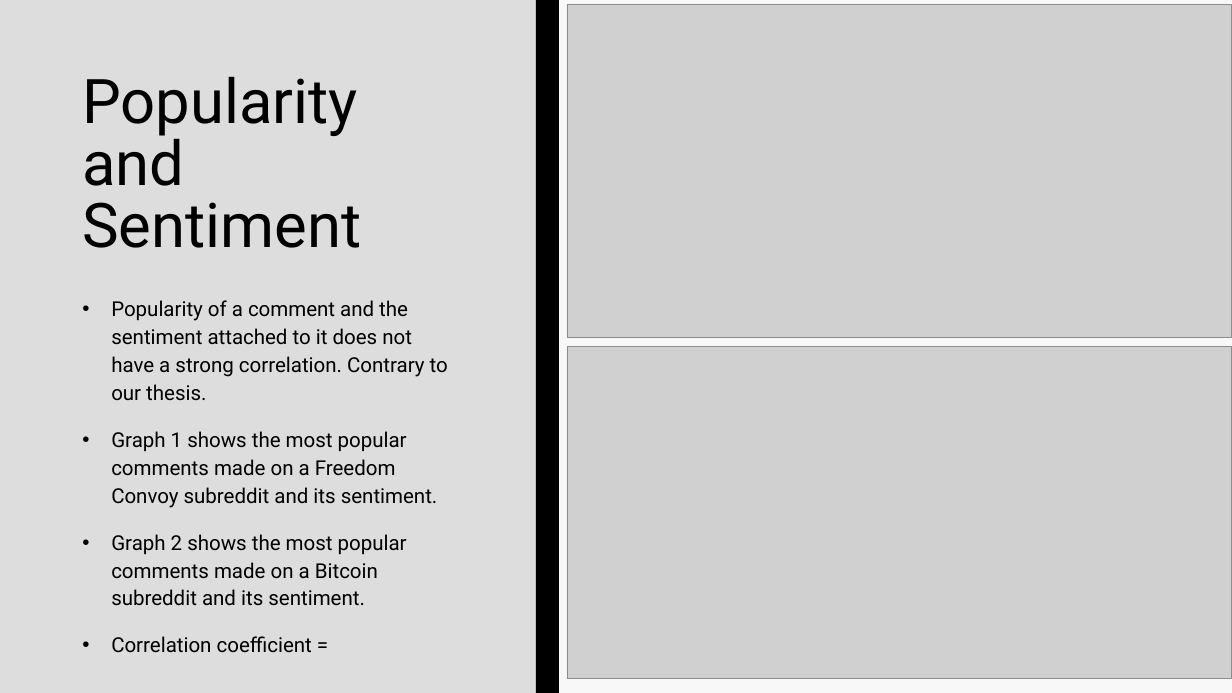
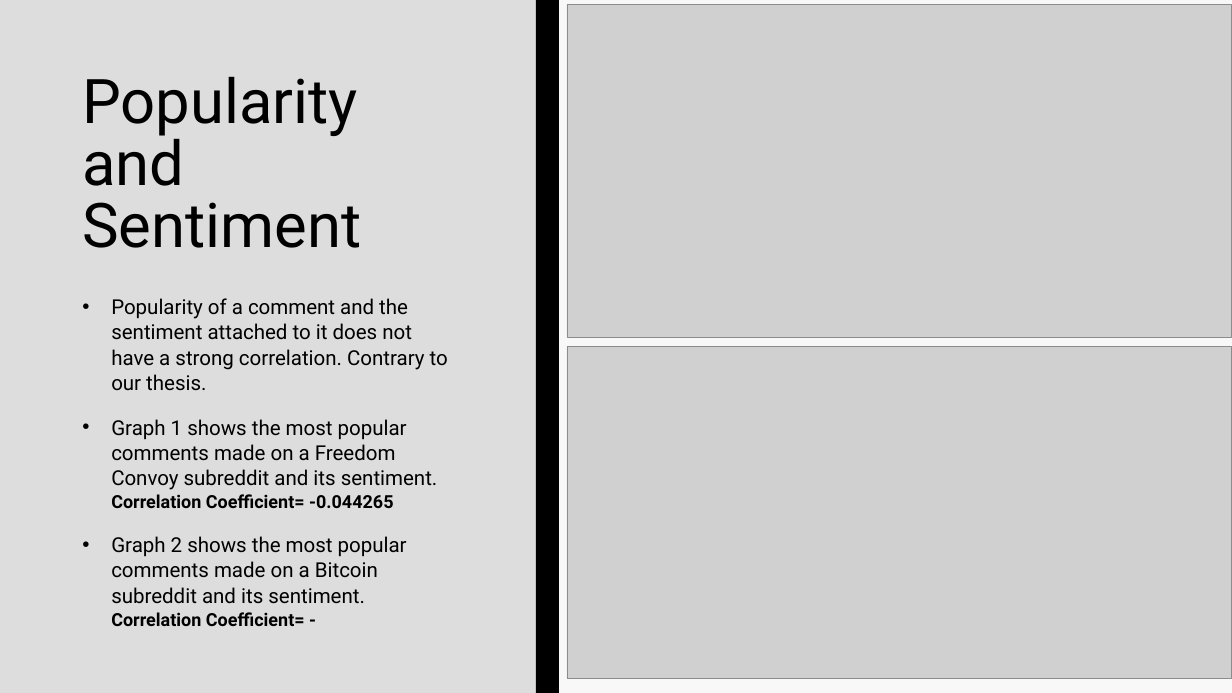
Before and after one commit to EvaTarr/CMPT412Project, a slide deck: slide 7 of presentation.pptx (slide 6 before the commit). Drawn at 1232x693 pixels with LibreOffice and Linux fonts; fonts in the diff are those of the drawing; grey boxes stand for pictures. Boxes give left, top, right and bottom in pixels: in the first picture for what was removed or moved away, otherwise in the second. Text is boxed around its words. In the diff, an @@ line names an element or a change of style, - is before the commit and + after.

```diff
--- a/presentation.pptx
+++ b/presentation.pptx
@@ text at (111,298,448,390): line spacing 1.13 to 1.03 @@
@@ text at (111,419,438,626): text changed @@
-• Graph 1 shows the most popular comments made on a Freedom Convoy subreddit and its sentiment.
-• Graph 2 shows the most popular comments made on a Bitcoin subreddit and its sentiment.
-• Correlation coefficient =
+• Graph 1 shows the most popular comments made on a Freedom Convoy subreddit and its sentiment.
+  Correlation Coefficient= -0.044265
+• Graph 2 shows the most popular comments made on a Bitcoin subreddit and its sentiment.
+  Correlation Coefficient= -
```
Also in this commit, not shown: 5 other slides changed, 17 slides added, 1 slide removed.
